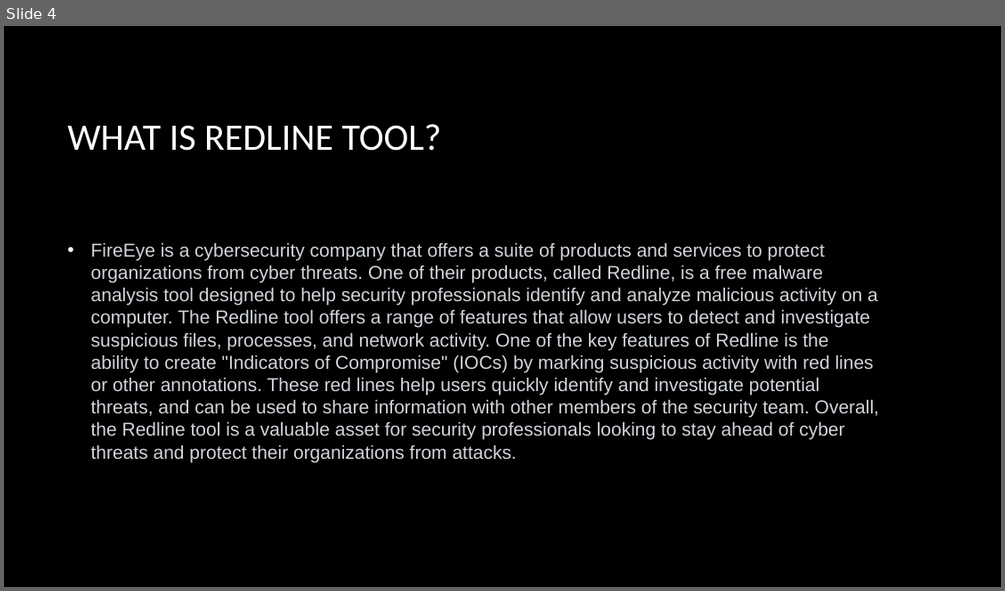
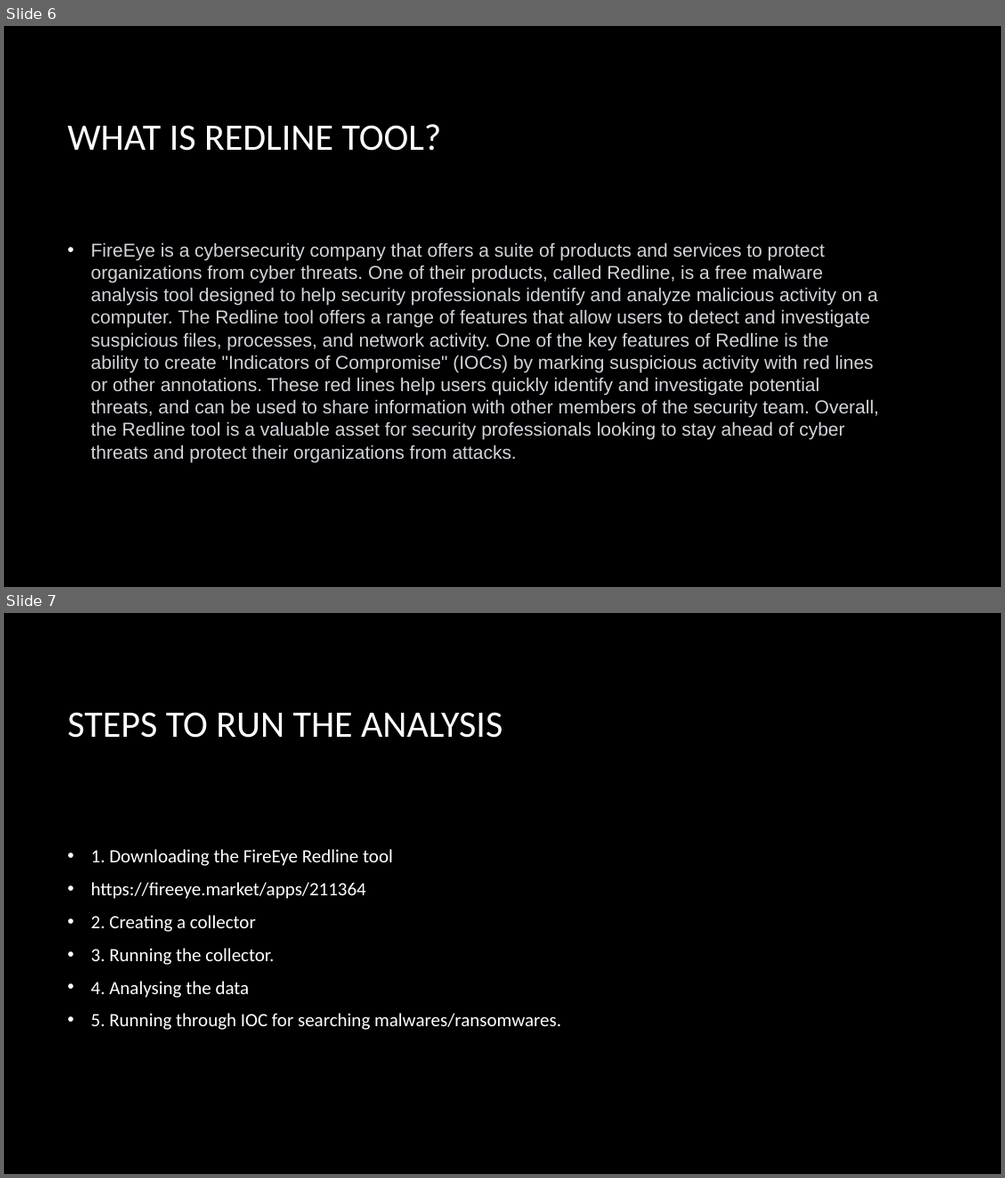
Before and after one commit to XFlawless1/INT301, a slide deck: Presentation on malware analysis using redline tool.pptx. Shown one above the other, each under a label of ours: slide 4 before the commit, slides 6 and 7 after it. The pictures are 1005x591 and 1005x1178 pixels, drawn with LibreOffice and Linux fonts; fonts in the diff are those of the drawing; background and template pictures are left out. Boxes give left, top, right and bottom in pixels: in the first picture for what was removed or moved away, otherwise in the second. Text is boxed around its words. In the diff, an @@ line names an element or a change of style, - is before the commit and + after.

```diff
--- a/Presentation on malware analysis using redline tool.pptx
+++ b/Presentation on malware analysis using redline tool.pptx
@@ slide 7 added at [4,613,1001,1174], background picture (left out) @@
@@ title added at [67,712,502,738], 36 pt, text #FFFFFF @@
+STEPS TO RUN THE ANALYSIS
@@ text added at [91,849,561,1030], 18 pt, text #FFFFFF @@
+• 1. Downloading the FireEye Redline tool
+• https://fireeye.market/apps/211364
+• 2. Creating a collector
+• 3. Running the collector.
+• 4. Analysing the data
+• 5. Running through IOC for searching malwares/ransomwares.
@@ what was slide 4 is now slide 6 @@
```
Also in this commit, not shown: 1 other slide added.
